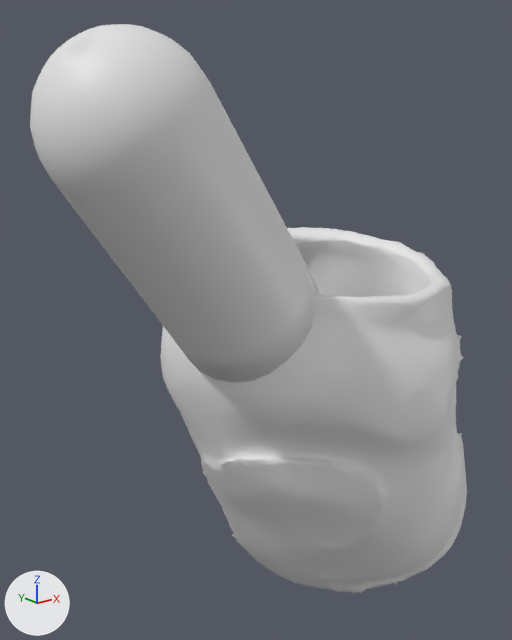
The glTF model assets/anatomy/default/mesh_aorta.glb: old version first, new version second.
Rendered twice from a camera (50 mm lens) standing at (-102.9, -54.4, 90.1) and looking at (-50.1, 11.7, 63.7). The axes (+X, +Y, +Z) are drawn at lower left. The lights are the same throughout. The older version comes first. Vertices at exactly the same position are counted once.

Objects in the first picture: 'aorta'.
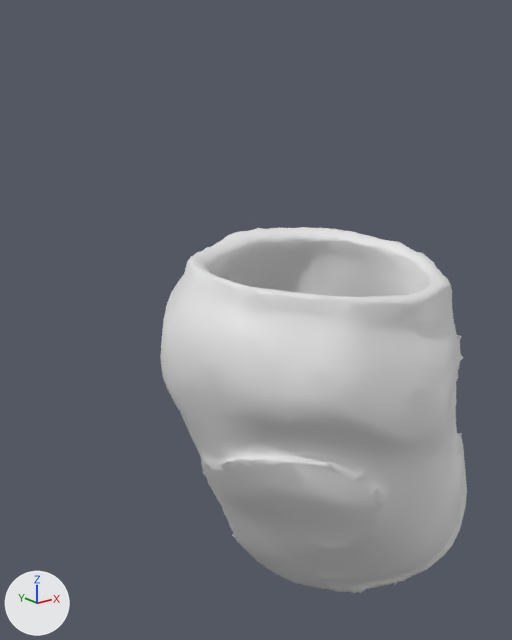
The edits, one by one:
me_aorta is used by ob_aorta; location (0.0, 0.0, 0.0).
me_aorta had 3289 vertices, 6575 faces and spanned x -82.1..-15.7, y -10.7..27.7, z 21.0..95.3.
me_aorta now has 2999 vertices, 5999 faces and spans x -63.8..-15.7, y -10.7..27.7, z 21.0..73.2.
me_aorta part 1: the loose piece of 290 vertices spanning x -82.1..-51.2, y -10.5..11.4, z 62.0..95.3 is deleted.

What differs and where, as boxes (x1, y1, x2, y2) in the pictures (512 x 640 px):
'aorta', reshaped (30% narrower, 36% shorter): before (30, 24, 467, 594); after (161, 227, 467, 594)
part 1 of me_aorta, deleted: before (30, 24, 320, 382)
